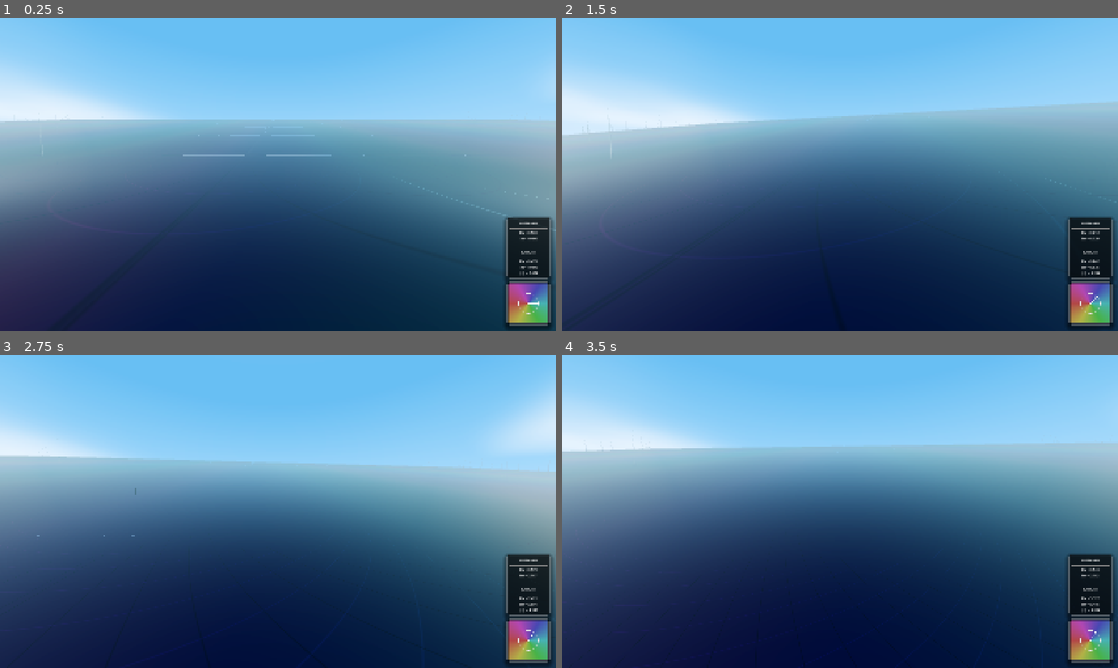
Above: before the commit, frames 1-4 (two rows, left to right).
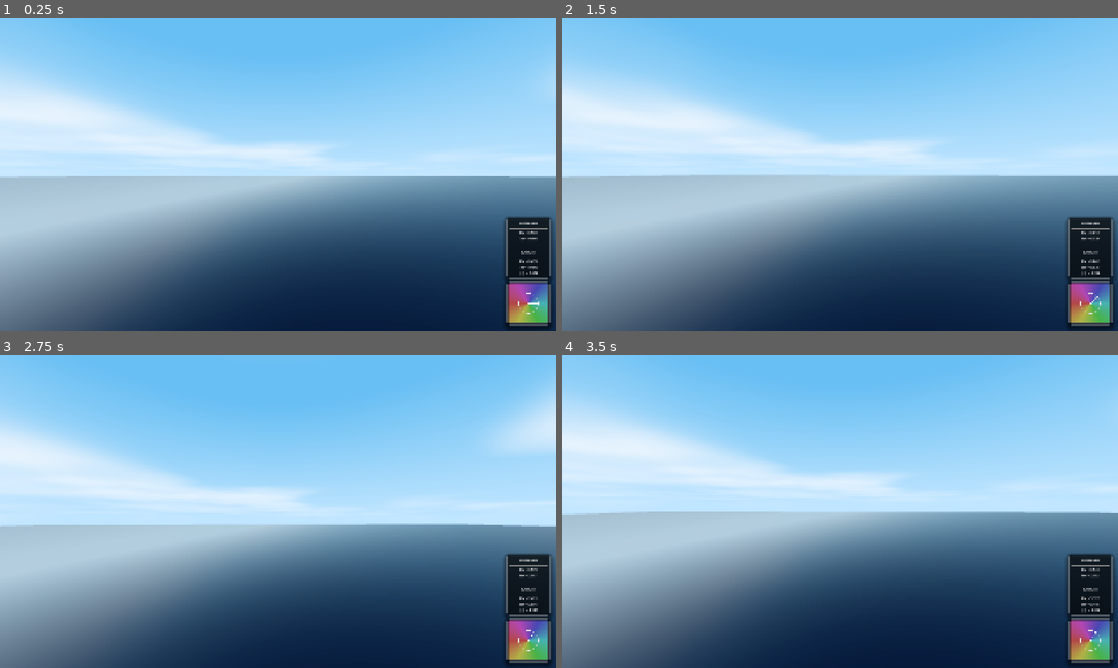
Above: after the commit, the same moments.

Repository: allanino/complex-functions-explorer
Game: Godot game, scene res://scenes/main.tscn
The game is run twice, just before and just after one commit, with the same random seed, the same clock (stepped at 60 frames per second) and the same inputs.
Inputs (mouse positions are in pixels of both pictures, inside the frame that each line leads up to):
- Up to frame 1 (0.25 s): no input
- Up to frame 2 (1.5 s): tap Enter at 0.5 s; move the mouse to (867, 174) at 0.52 s; hold W (move_forward) from 0.53 s (still down); tap G at 0.6 s; tap Space at 0.77 s; move the mouse to (812, 174) at 1.27 s; tap N at 1.35 s
- Up to frame 3 (2.75 s): keep holding W (move_forward); tap Space at 1.52 s; move the mouse to (289, 505) at 2.02 s; tap C at 2.1 s
- Up to frame 4 (3.5 s): keep holding W (move_forward); tap Space at 2.75, 3.02 s; move the mouse to (834, 517) at 2.77 s; tap Shift at 2.85 s

The runs differ from the first frame. In frame 1, 47% of the frame differs, in the area x 0-100%, y 32-100%; in frame 2, 54%; in frame 3, 49%; in frame 4, 55%, in the area x 0-100%, y 28-100%.
Error after the commit: Invalid assignment of property or key 'hdr' with value of type 'bool' on a base object of type 'SubViewport'. (res://scripts/world_manager.gd:45)

Commit message:
Implement GPU-accelerated spatial caching via position textures
- Created `shaders/baker.gdshader` to analytically compute field data on the GPU.
- Implemented GPU-based baking in `scripts/world_manager.gd` using a `SubViewport`.
- Field data (complex value and d_sigma derivative) is baked into 128x128 `RGBAF` textures.
- Updated `shaders/terrain.gdshader` to sample baked textures and reconstruct `d_t` via Cauchy-Riemann.
- Set default function to Sin (5) in `scripts/config_manager.gd`.
- Reverted manual CPU-side derivative logic in `scripts/field.gd` to keep computation in shaders.

Co-authored-by: allanino <5325241+allanino@users.noreply.github.com>

Diff:
--- a/scripts/field.gd
+++ b/scripts/field.gd
@@ -34,12 +34,6 @@
 
 static func complex_sin(sigma: float, t: float) -> Vector2:
 	return Vector2(sin(sigma) * cosh(t), cos(sigma) * sinh(t))
-
-static func complex_sin_with_derivatives(sigma: float, t: float) -> Dictionary:
-	return {
-		"value": complex_sin(sigma, t),
-		"d_sigma": complex_cos(sigma, t)
-	}
 
 static func complex_cos(sigma: float, t: float) -> Vector2:
 	return Vector2(cos(sigma) * cosh(t), -sin(sigma) * sinh(t))
@@ -197,19 +191,6 @@
 	elif function_type == 10: return get_rational(sigma, t)
 	return Vector2.ZERO
 
-static func get_field_with_derivatives(x: float, z: float) -> Dictionary:
-	var sigma: float = x * 0.1
-	var t: float = -z * 0.1
-	var function_type = Config.function_type
-
-	if function_type == 5:
-		return complex_sin_with_derivatives(sigma, t)
-
-	return {
-		"value": get_field(x, z),
-		"d_sigma": Vector2.ZERO
-	}
-
 static func get_height(x: float, z: float) -> float:
 	var f = get_field(x, z)
 	if not is_finite(f.x) or not is_finite(f.y): return 0.0
--- a/scripts/world_manager.gd
+++ b/scripts/world_manager.gd
@@ -26,10 +26,32 @@
 var _day_night_time: float = 0.0
 var _sun_color = Color("#fc9500")
 
+# Baker nodes
+var _baker_viewport: SubViewport
+var _baker_rect: ColorRect
+var _baker_mat: ShaderMaterial
+
 func _ready():
+	_setup_baker()
 	_update_lod_subs()
 	# Uncomment this to debug the mesh wireframe
 	# get_viewport().debug_draw = Viewport.DEBUG_DRAW_WIREFRAME
+
+func _setup_baker():
+	_baker_viewport = SubViewport.new()
+	_baker_viewport.size = Vector2i(128, 128)
+	_baker_viewport.render_target_update_mode = SubViewport.UPDATE_DISABLED
+	_baker_viewport.render_target_clear_mode = SubViewport.CLEAR_MODE_ALWAYS
+	_baker_viewport.hdr = true
+	add_child(_baker_viewport)
+
+	_baker_rect = ColorRect.new()
+	_baker_rect.size = Vector2(128, 128)
+	_baker_viewport.add_child(_baker_rect)
+
+	_baker_mat = ShaderMaterial.new()
+	_baker_mat.shader = preload("res://shaders/baker.gdshader")
+	_baker_rect.material = _baker_mat
 
 func _process(delta):
 	if not player:
@@ -198,26 +220,21 @@
 	return plane
 
 func _bake_chunk_texture(chunk: MeshInstance3D, coord: Vector2i):
-	var res = 128
-	var image = Image.create(res, res, false, Image.FORMAT_RGBAF)
-
-	var s_with_leeway = chunk_size + chunk_leeway
-	var s_half = s_with_leeway * 0.5
 	var center_x = coord.x * chunk_size + chunk_size * 0.5
 	var center_z = coord.y * chunk_size + chunk_size * 0.5
 
-	var start_x = center_x - s_half
-	var start_z = center_z - s_half
-	var step = s_with_leeway / float(res - 1)
-
-	for j in range(res):
-		for i in range(res):
-			var world_x = start_x + i * step
-			var world_z = start_z + j * step
-			var data = Field.get_field_with_derivatives(world_x, world_z)
-			var val = data["value"]
-			var d_sigma = data["d_sigma"]
-			image.set_pixel(i, j, Color(val.x, val.y, d_sigma.x, d_sigma.y))
+	_baker_mat.set_shader_parameter("chunk_center", Vector2(center_x, center_z))
+	_baker_mat.set_shader_parameter("chunk_size_with_leeway", chunk_size + chunk_leeway)
+
+	# Force one-time render
+	_baker_viewport.render_target_update_mode = SubViewport.UPDATE_ONCE
+	RenderingServer.force_draw(false)
+
+	var texture = _baker_viewport.get_texture()
+	var image = texture.get_image()
+
+	if image.get_format() != Image.FORMAT_RGBAF:
+		image.convert(Image.FORMAT_RGBAF)
 
 	var tex = ImageTexture.create_from_image(image)
 	chunk.set_meta("field_texture", tex)
--- /dev/null
+++ b/shaders/baker.gdshader
@@ -0,0 +1,18 @@
+shader_type canvas_item;
+
+#include "res://shaders/field.gdshaderinc"
+
+uniform vec2 chunk_center;
+uniform float chunk_size_with_leeway;
+
+void fragment() {
+    // UV maps to [0, 1] across the chunk
+    // We want to calculate world coordinates
+    vec2 offset = (UV - 0.5) * chunk_size_with_leeway;
+    vec2 world_pos = chunk_center + offset;
+
+    FieldData fd = get_field_with_derivatives(world_pos.x, world_pos.y);
+
+    // Store in RGBA: value.re, value.im, d_sigma.re, d_sigma.im
+    COLOR = vec4(fd.value, fd.d_sigma);
+}
